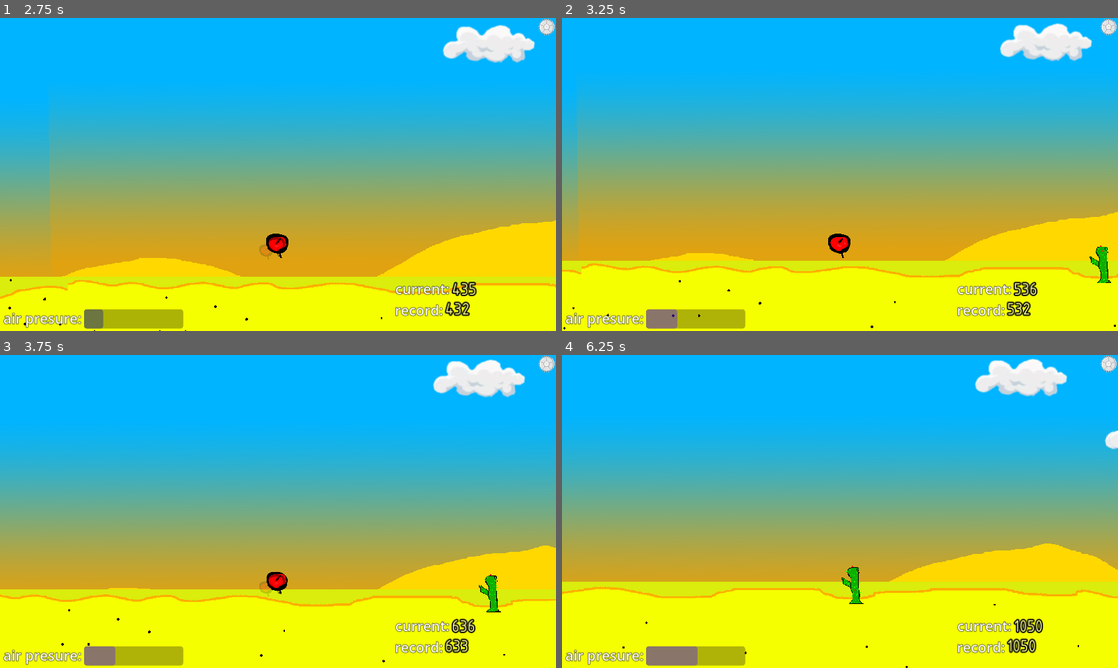
Above: before the commit, frames 1-4 (two rows, left to right).
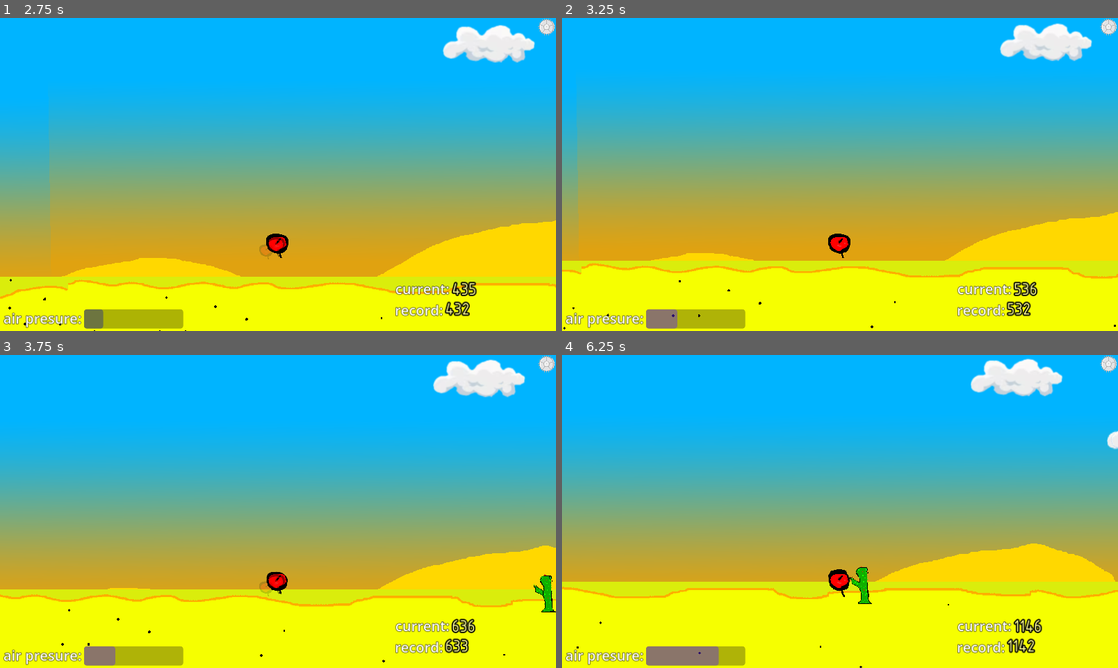
Above: after the commit, the same moments.

Repository: Nazarwadim/Sharik_fly
Game: Godot game, scene res://scenes/game/game.tscn
The game is run twice, just before and just after one commit, with the same random seed, the same clock (stepped at 60 frames per second) and the same inputs. Sound files missing from this copy of the repository are replaced by a short silence.
Inputs:
- Up to frame 1 (2.75 s): click "Tap to Start?" at 0.5 s; click "Tap to Start?" at 1.25 s; hold Keypad 8 (up) from 2.03 s (still down)
- Up to frame 2 (3.25 s): release Keypad 8 (up) at 2.78 s; hold Keypad 2 (down) from 2.78 s (still down)
- Up to frame 3 (3.75 s): release Keypad 2 (down) at 3.53 s; hold Keypad 8 (up) from 3.53 s (still down)
- Up to frame 4 (6.25 s): release Keypad 8 (up) at 5.03 s; hold Keypad 2 (down) from 5.03 s (still down)

Frame 1 is identical in both runs. In frame 2, 0.2% of the frame differs, in the area x 94-99%, y 72-85%; in frame 3, 0.5%; in frame 4, 4.1%, in the area x 0-100%, y 1-100%.

Commit message:
Fixed generation timer

Diff:
--- a/scenes/Ball/ball.gd
+++ b/scenes/Ball/ball.gd
@@ -2,7 +2,7 @@
 class_name Ball
 @export var start_speed:float = 200
 @export var start_speed_increase:float = 1
-@export var move_toward_y:float
+@export var move_toward_y:float = 0
 @export var start_air_presure:float = 20
 @export var air_presure_restoration:float = 30
 @export var air_presure_restoration_while_down:float = 40
@@ -13,8 +13,10 @@
 @onready var sound_controler:BallSoundController = $SoundControler
 @onready var trail:GPUParticles2D = $Trail
 
+
 func _process(delta) -> void:
 	$HighestScore.update_highest_score(position)
+
 
 func _physics_process(delta) -> void:
 	position += phisics.velocity * delta
--- a/scenes/Level/level.gd
+++ b/scenes/Level/level.gd
@@ -5,6 +5,8 @@
 signal on_kaktus_generate
 signal on_cloud_generate
 
+func _ready():
+	SignalBus.on_start_button_preased.connect(start_generation)
 
 
 func on_generate_timer_timeout() -> void:
@@ -19,6 +21,13 @@
 	$Cloud_Paralax.generate_cloud(player)
 	on_cloud_generate.emit()
 
+
+
+func start_generation():
+	$Kaktuses_generator/Timer.start(1)
+	$Cloud_Paralax/Timer.start(1)
+
+
 #func _on_player_on_died():
 #	$Cloud_Paralax/Timer.stop()
 #	$Kaktuses_generator/Timer.stop()
--- a/scenes/Level/level.tscn
+++ b/scenes/Level/level.tscn
@@ -24,7 +24,6 @@
 kaktuses = [ExtResource("3_pv55c"), ExtResource("4_aife5"), ExtResource("5_w8wx1")]
 
 [node name="Timer" type="Timer" parent="Kaktuses_generator"]
-autostart = true
 
 [node name="ParallaxBackground" type="ParallaxBackground" parent="."]
 
@@ -81,7 +80,6 @@
 motion_scale = Vector2(0.4, 0.4)
 
 [node name="Timer" type="Timer" parent="Cloud_Paralax"]
-autostart = true
 
 [connection signal="timeout" from="Kaktuses_generator/Timer" to="." method="on_generate_timer_timeout"]
 [connection signal="timeout" from="Cloud_Paralax/Timer" to="." method="_on_cloud_timer_timeout"]
--- a/scenes/game/game.gd
+++ b/scenes/game/game.gd
@@ -3,16 +3,3 @@
 
 func _ready():
 	randomize()
-
-
-
-func restart(continue_to_play:bool = false):
-	$Player.restart(continue_to_play)
-	$Player.position = $StartPosition.position
-	get_tree().call_group("kaktuses", "queue_free")
-	get_tree().call_group("clouds", "queue_free")
-
-
-
-func _on_ui_restart_button_clicked():
-	restart()
--- a/scenes/game/game.tscn
+++ b/scenes/game/game.tscn
@@ -11,6 +11,7 @@
 
 [node name="Camera2D" type="Camera2D" parent="."]
 position = Vector2(0, -150)
+scale = Vector2(1, 1)
 
 [node name="Level" parent="." node_paths=PackedStringArray("player") instance=ExtResource("2_6hhgd")]
 player = NodePath("../Ball")
